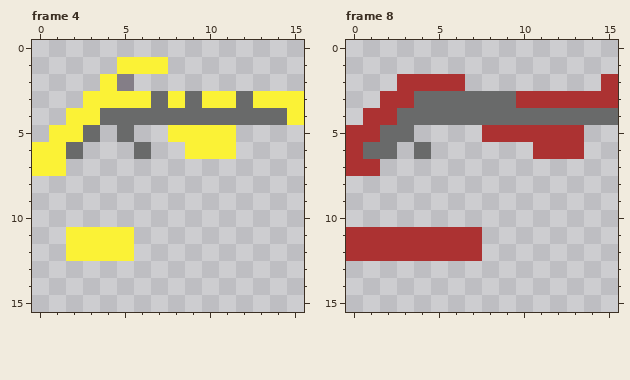
Edited in one commit: pixel-art file (Assets/Sprites/Placeholders/weapons.ase). The picture above is the old version.
16x16 pixels, 9 frames. Shown: frame 4, frame 8. The commit also changed other frames, which this record leaves out.
The result:
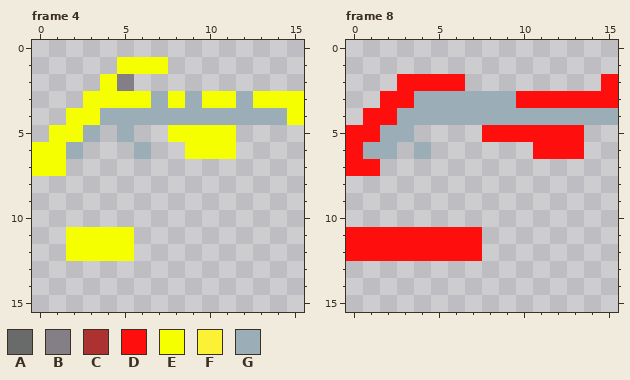
Palette (. is transparent): A #696a6a  B #847e87  C #ac3232  D #ff0e0e  E #f5ff00  F #fbf236  G #9badb7
Change:
Changed rows in their new state; - is an unchanged pixel.
Frame 4:
first column x 0:
 1 -----EEE--------
 2 ----E-----------
 3 ---EEEEGEGEEGEEE
 4 --EEGGGGGGGGGGGE
 5 -EEG-G--EEEE----
 6 EEG---G--EEE----
 7 EE--------------
first column x 2:
11 EEEE
12 EEEE
Frame 8:
first column x 0:
 2 ---DDDD--------D
 3 --DDGGGGGGDDDDDD
 4 -DDGGGGGGGGGGGGG
 5 DDGG----DDDDDD--
 6 DGG-G------DDD--
 7 DD--------------
first column x 0:
11 DDDDDDDD
12 DDDDDDDD
